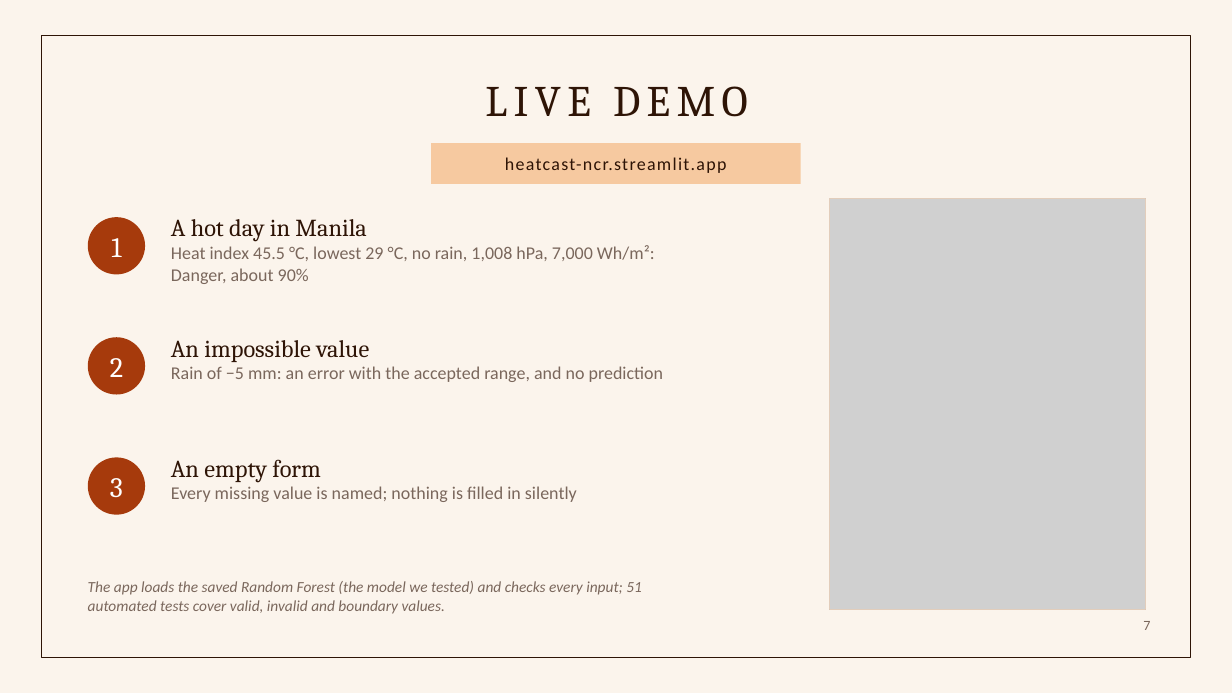
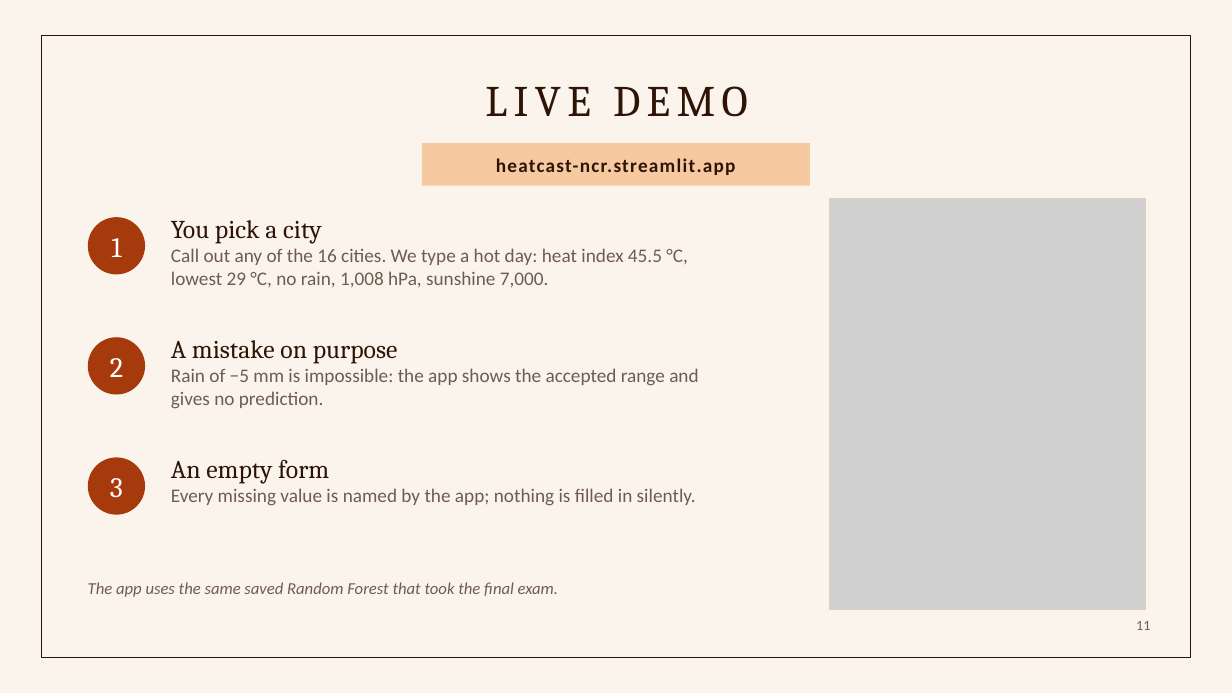
Before and after one commit to keyyum/heatcast-ncr-simple, a slide deck: slide 11 of presentation/HeatCast_NCR_Presentation.pptx (slide 7 before the commit). Drawn at 1232x693 pixels with LibreOffice and Linux fonts; fonts in the diff are those of the drawing; grey boxes stand for pictures. Boxes give left, top, right and bottom in pixels: in the first picture for what was removed or moved away, otherwise in the second. Text is boxed around its words. In the diff, an @@ line names an element or a change of style, - is before the commit and + after.

```diff
--- a/presentation/HeatCast_NCR_Presentation.pptx
+++ b/presentation/HeatCast_NCR_Presentation.pptx
@@ rectangle "heatcast-ncr.streamlit.app": place and size @@
-rectangle "heatcast-ncr.streamlit.app" at bbox=[432, 143, 801, 184]
+rectangle "heatcast-ncr.streamlit.app" at bbox=[422, 143, 811, 186]
@@ rectangle "heatcast-ncr.streamlit.app" at bbox=[422, 143, 811, 186]: size 14 to 15 pt, bold on @@
@@ text at bbox=[171, 220, 687, 287]: text changed; size 14 to 15 pt; text colour #7A675C to #6F5C51 @@
-A hot day in Manila
-Heat index 45.5 °C, lowest 29 °C, no rain, 1,008 hPa, 7,000 Wh/m²: Danger, about 90%
+You pick a city
+Call out any of the 16 cities. We type a hot day: heat index 45.5 °C, lowest 29 °C, no rain, 1,008 hPa, sunshine 7,000.
@@ text at bbox=[171, 340, 698, 409]: text changed; size 14 to 15 pt; text colour #7A675C to #6F5C51 @@
-An impossible value
-Rain of −5 mm: an error with the accepted range, and no prediction
+A mistake on purpose
+Rain of −5 mm is impossible: the app shows the accepted range and gives no prediction.
@@ text at bbox=[171, 459, 329, 483]: size 19 to 20 pt in "An empty form" @@
@@ text at bbox=[171, 488, 696, 506]: text changed; size 14 to 15 pt; text colour #7A675C to #6F5C51 @@
-Every missing value is named; nothing is filled in silently
+Every missing value is named by the app; nothing is filled in silently.
@@ text at bbox=[88, 582, 558, 597]: text changed; size 12 to 13 pt; text colour #7A675C to #6F5C51 @@
-The app loads the saved Random Forest (the model we tested) and checks every input; 51 automated tests cover valid, invalid and boundary values.
+The app uses the same saved Random Forest that took the final exam.
@@ page number at bbox=[1136, 621, 1150, 630]: text changed; text colour #7A675C to #6F5C51 @@
-7
+11
```
Also in this commit, not shown: 6 other slides changed, 7 slides added, 2 slides removed, 5 other files.
